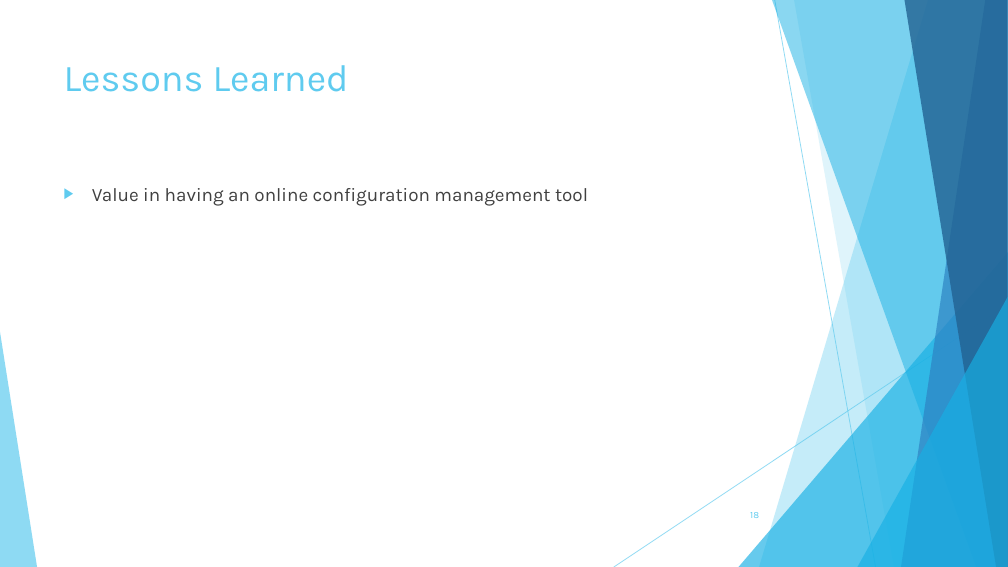
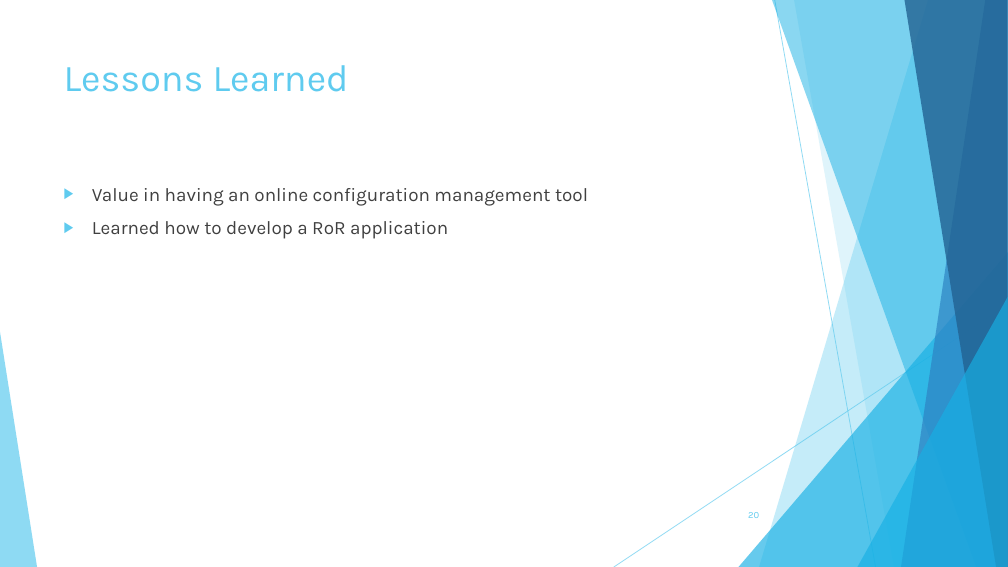
Before and after one commit to jpodier/cosc617-FinalProject-bathm-podie-quin, a slide deck: slide 20 of TowsonBook.pptx (slide 18 before the commit). Drawn at 1008x567 pixels with LibreOffice and Linux fonts; fonts in the diff are those of the drawing. Boxes give left, top, right and bottom in pixels: in the first picture for what was removed or moved away, otherwise in the second. Text is boxed around its words. In the diff, an @@ line names an element or a change of style, - is before the commit and + after.

Commit message:
Updated presentation charts to reflect updated application

```diff
--- a/TowsonBook.pptx
+++ b/TowsonBook.pptx
@@ text at (x1=92, y1=221, x2=448, y2=239): paragraph added @@
+▶ Learned how to develop a RoR application
@@ page number at (x1=748, y1=512, x2=759, y2=518): text changed @@
-18
+20
```
Also in this commit, not shown: 10 other slides changed, 2 slides added.
